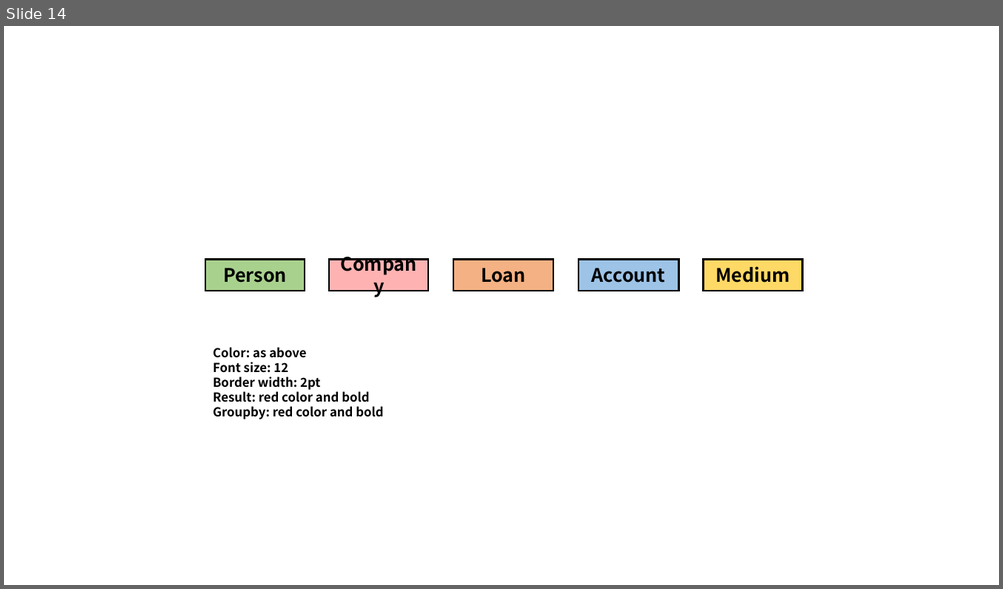
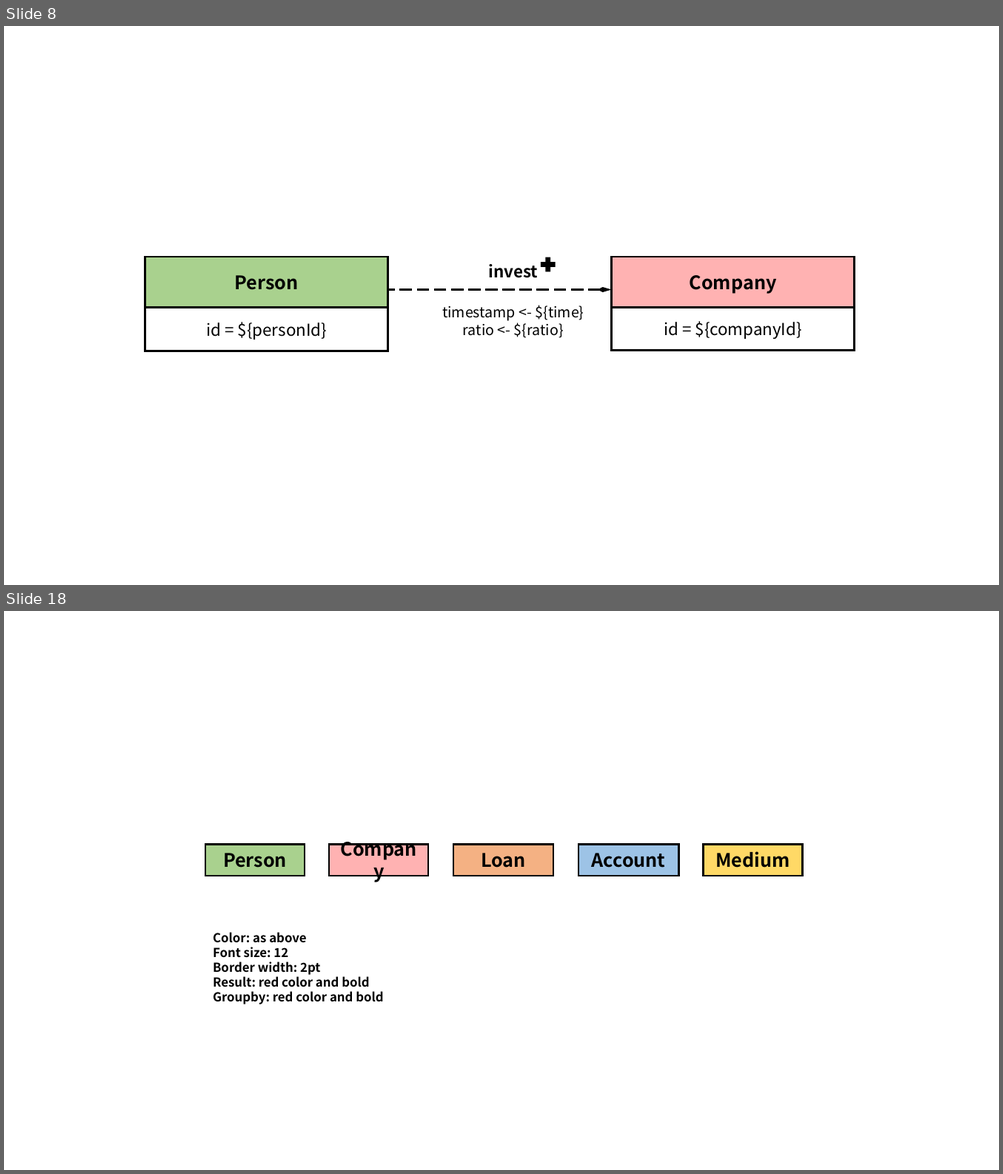
Before and after one commit to ldbc/ldbc_finbench_docs, a slide deck: patterns/transaction-write.pptx. Shown one above the other, each under a label of ours: slide 14 before the commit, slides 8 and 18 after it; the slides between them are not shown. The pictures are 1003x589 and 1003x1174 pixels, drawn with LibreOffice and Linux fonts; fonts in the diff are those of the drawing. Boxes give left, top, right and bottom in pixels: in the first picture for what was removed or moved away, otherwise in the second. Text is boxed around its words. In the diff, an @@ line names an element or a change of style, - is before the commit and + after.

```diff
--- a/patterns/transaction-write.pptx
+++ b/patterns/transaction-write.pptx
@@ slide 8 added at (x1=4, y1=26, x2=999, y2=585), background #FFFFFF @@
@@ rectangle added at (x1=145, y1=258, x2=388, y2=308), fill #A9D18E, outline #000000 2 pt, 18 pt, text #000000, bold @@
+Person
@@ text added at (x1=488, y1=264, x2=538, y2=278), 16 pt, text #000000, bold @@
+invest
@@ plus added at (x1=540, y1=258, x2=555, y2=272), fill #000000 @@
@@ rectangle added at (x1=612, y1=258, x2=854, y2=308), fill #FF0000 at 30% opacity, outline #000000 2 pt, 18 pt, text #000000, bold @@
+Company
@@ arrow added from (388, 290) to (612, 290), #000000 1.5 pt dashed @@
@@ rectangle added at (x1=145, y1=308, x2=388, y2=352), outline #000000 2 pt, 16 pt, text #000000 @@
+id = ${personId}
@@ text added at (x1=442, y1=305, x2=584, y2=338), 14 pt, text #000000 @@
+timestamp <- ${time}
+ratio <- ${ratio}
@@ rectangle added at (x1=612, y1=308, x2=854, y2=352), outline #000000 2 pt, 16 pt, text #000000 @@
+id = ${companyId}
@@ what was slide 14 is now slide 18 @@
```
Also in this commit, not shown: 12 slides changed, 4 other slides added, 1 slide removed, 17 other files.
